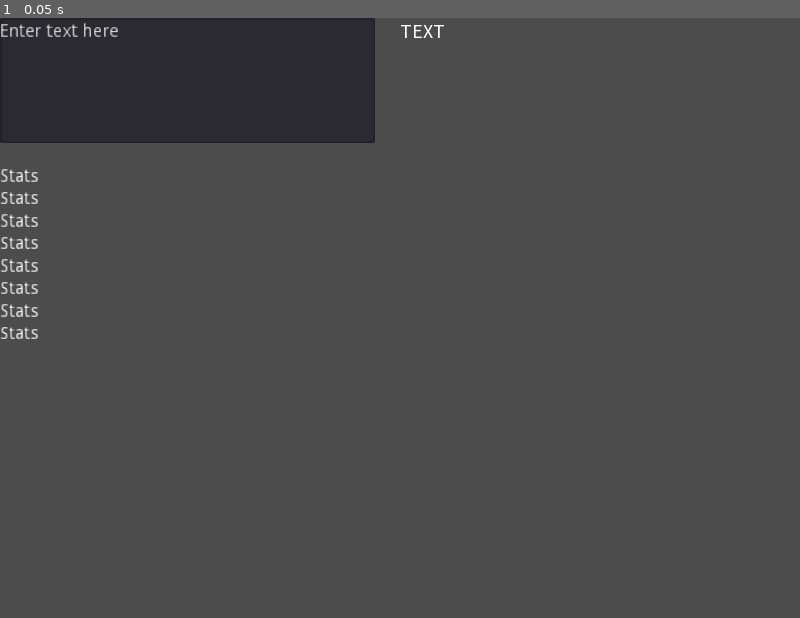
Above: before the commit, frame 1.
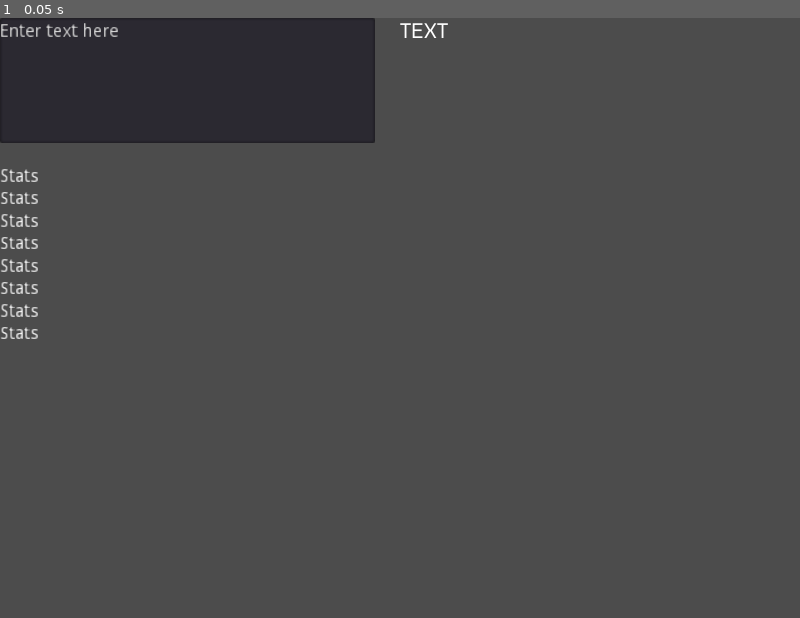
Above: after the commit, the same moment.

Repository: Jantho1990/Pseudo-3D-Layer-Test
Game: Godot game, scene res://_tests/TextboxScale/TextboxScaleTest.tscn
The game is run twice, just before and just after one commit, with the same random seed, the same clock (stepped at 60 frames per second) and the same inputs. This scene is started directly instead of the project's main scene.
Inputs:
- Up to frame 1 (0.05 s): no input

The runs differ from the first frame. In frame 1, less than 0.1% of the frame differs, in the area x 50-56%, y 0-4%.

Commit message:
added line break support for line detection

Diff:
--- a/_tests/TextboxScale/TextboxScaleTest.gd
+++ b/_tests/TextboxScale/TextboxScaleTest.gd
@@ -37,11 +37,12 @@
   L2.text = String(RTL.get_visible_line_count())
   L3.text = String(RTL.get_content_height())
   L4.text = String(RTL.rect_size)
-  var split_text = split_and_keep_delimiters(TE.text, [' '])
+  var split_text = split_and_keep_delimiters(RTL.text, [' ', char(10)])
   var font = RTL.get_font('normal_font')
   L5.text = String(split_text)
   L6.text = String(split_text.size())
   L7.text = String(calculate_lines(split_text, font, RTL.rect_size.x))
+  L8.text = String(font.get_wordwrap_string_size(RTL.text, RTL.rect_size.x))
 
 
 ###
@@ -103,7 +104,7 @@
   # Iterate through the split text and find out how many lines it will be split into
   for word in split_text:
     var pixels_in_word = get_word_pixel_width(word, font)
-    print('Next line:', width_until_next_line, ', Word: ', word, ' -- ', pixels_in_word, ' pixels wide')
+    print('Line count: ', total_lines, '. Next line:', width_until_next_line, ', Word: ', word, ' -- ', pixels_in_word, ' pixels wide')
 
     # If amount of pixels is more than one line can handle, go to next line.
     if pixels_in_word > width_until_next_line:
--- a/_tests/TextboxScale/TextboxScaleTest.tscn
+++ b/_tests/TextboxScale/TextboxScaleTest.tscn
@@ -1,7 +1,7 @@
 [gd_scene load_steps=4 format=2]
 
 [ext_resource path="res://_tests/TextboxScale/TextboxScaleTest.gd" type="Script" id=1]
-[ext_resource path="res://fonts/adobe_source_san_pro_ttf/SourceSansPro-Regular.ttf" type="DynamicFontData" id=2]
+[ext_resource path="res://fonts/tomorrow/Tomorrow-Regular.ttf" type="DynamicFontData" id=2]
 
 [sub_resource type="DynamicFont" id=1]
 font_data = ExtResource( 2 )
@@ -49,8 +49,10 @@
 size_flags_horizontal = 3
 size_flags_vertical = 3
 custom_fonts/normal_font = SubResource( 1 )
+bbcode_enabled = true
 bbcode_text = "TEXT"
-text = "TEXT"
+text = "TEXT
+"
 __meta__ = {
 "_edit_use_anchors_": false
 }
